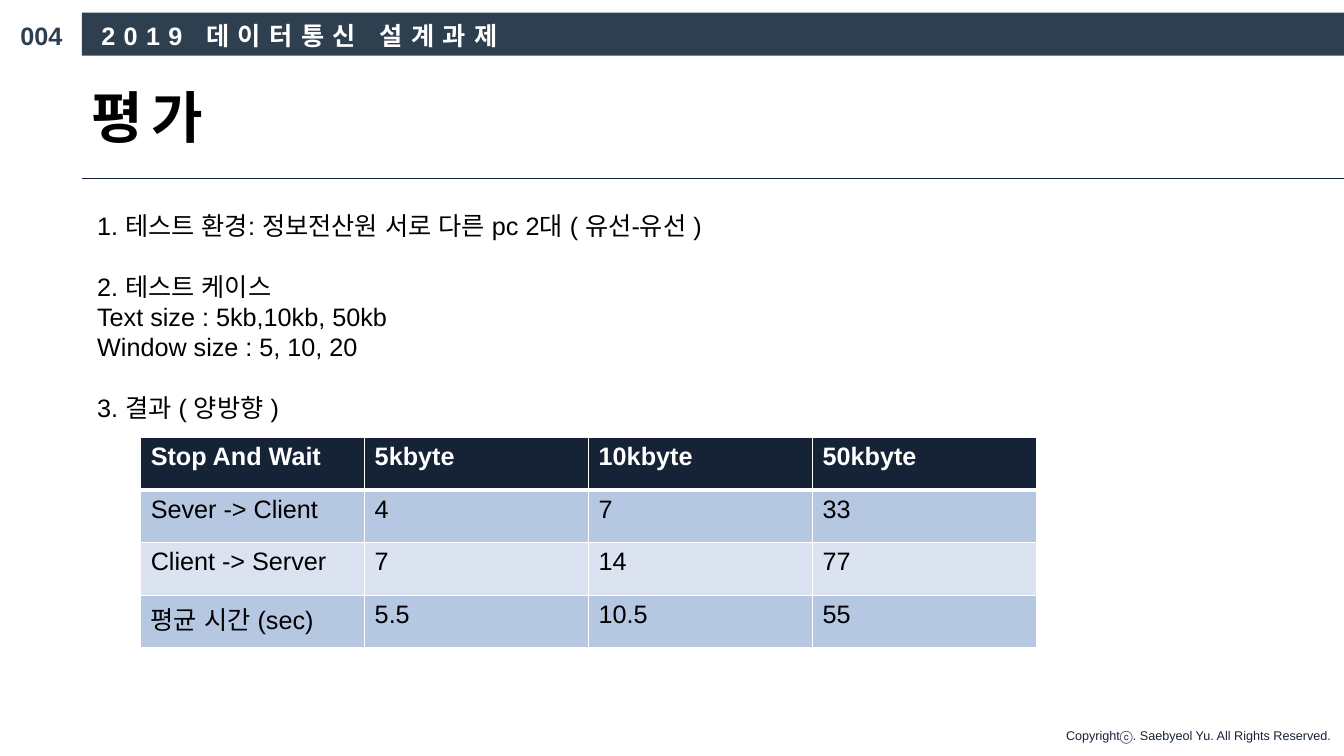
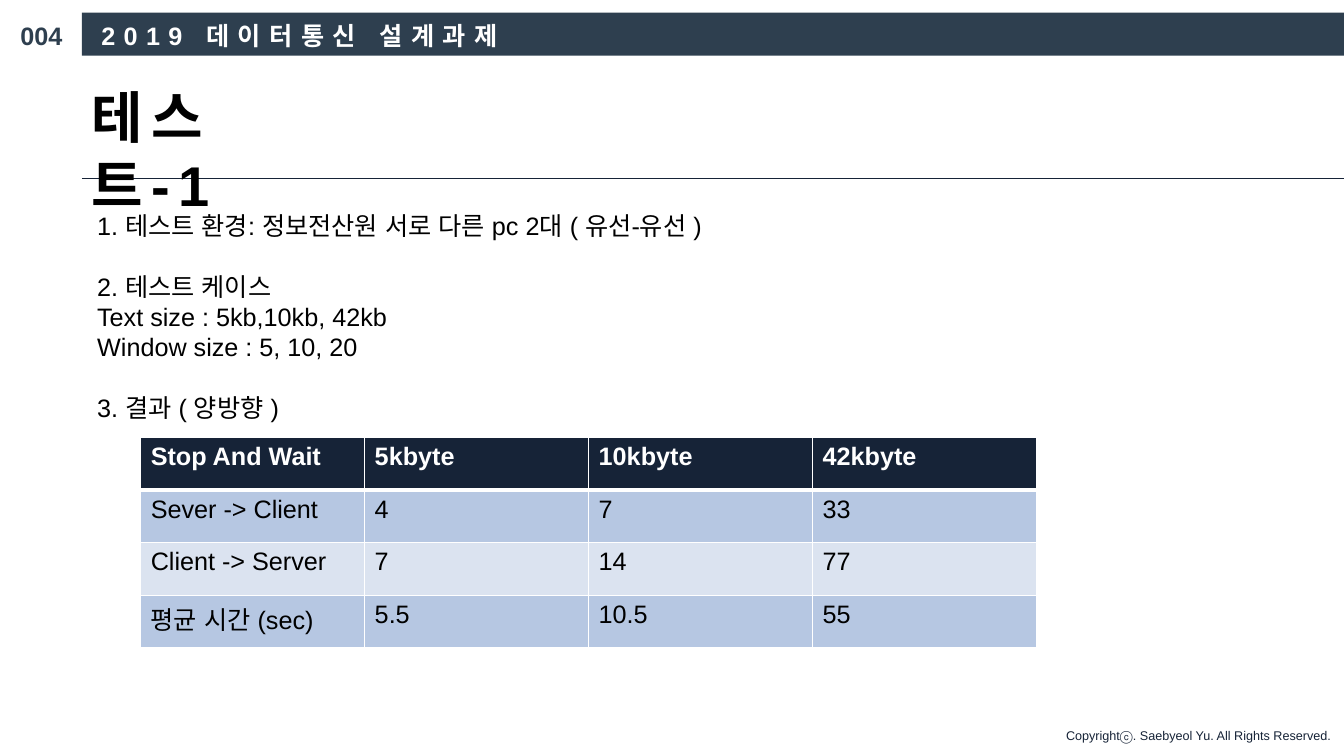
Before and after one commit to chattermproject2019/chatting_TCP, a slide deck: slide 46 of 4조 데이터통신 발표 PPT.pptx (slide 44 before the commit). Drawn at 1344x756 pixels with LibreOffice and Linux fonts; fonts in the diff are those of the drawing. Boxes give left, top, right and bottom in pixels: in the first picture for what was removed or moved away, otherwise in the second. Text is boxed around its words. In the diff, an @@ line names an element or a change of style, - is before the commit and + after.

```diff
--- a/4조 데이터통신 발표 PPT.pptx
+++ b/4조 데이터통신 발표 PPT.pptx
@@ text at bbox=[92, 91, 210, 220]: text changed @@
-평가
+테스트-1
@@ text at bbox=[97, 307, 387, 330]: text changed @@
-Text size : 5kb,10kb, 50kb
+Text size : 5kb,10kb, 42kb
@@ table at bbox=[141, 438, 1036, 648] @@
-row 1, column 4: 50kbyte
+row 1, column 4: 42kbyte
```
Also in this commit, not shown: 6 other slides changed, 4 slides added, 1 slide removed, 1 other file.
